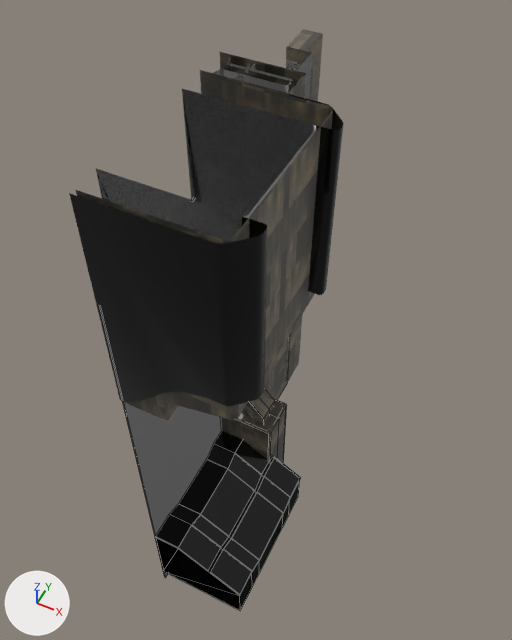
An edit to the FBX model ChromaShift/Assets/Prefabs/Chunks.fbx, drawn before and after from the same camera.
Before and after are seen from a 50 mm camera at (150.0, -326.0, 377.0) aimed at (15.0, -55.0, 38.0). Lighting does not change. The marker at lower left points along +X, +Y and +Z. The first picture is the older version. Mesh edges are drawn as thin lines on the coarser meshes.

Names of what the first picture shows: 'Style1_PanelCeilingCorner', 'Style1_PanelCeilingFloor', 'Style1_PanelExtended', 'Style2_FloorCornerPillar', 'Style2_GateCornerPillar', 'Style2_GatePillarThicc.001', 'Style2_PanelCeilingCorner', 'Style2_PanelLower' and 3 more.
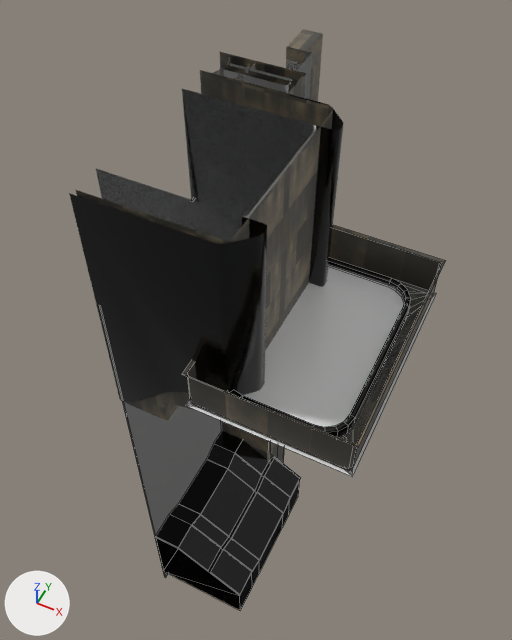
Location of each change, (x1, y1, x2, y2) in pixels of the pictures (512 x 640 px):
'Style1_Ceiling', added: after (186, 258, 437, 477)
    faces in mat_plasticwhite (white #e7e7e7): (186, 265, 437, 477)
    faces in mat_plasticblack (black #000000): (229, 258, 411, 438)
'Style2_Ceiling', added: after (182, 225, 445, 471)
'Style2_FloorCornerPillar', unchanged, covered by the edit: before (222, 399, 287, 464); after (222, 421, 284, 464)

Edits to the bpy script that builds the scene:
```text
Add me_cube_064:
    me_cube_064.from_pydata(...)  # 24 vertices, 25 faces; spans x -40.0..40.0, y -59.0..59.0, z -0.5..22.6
    me_cube_064.materials.append(mat_concreteworn)  # picture img_concretetilesworn_png
Add me_cube:
    me_cube.from_pydata(...)  # 164 vertices, 161 faces; spans x -40.0..40.0, y -59.0..59.0, z -0.5..7.9
    # faces by material slot: [40, 61, 60]
    me_cube.materials.append(mat_emit)  # white #e7e7e7
    me_cube.materials.append(mat_plasticwhite)  # white #e7e7e7
    me_cube.materials.append(mat_plasticblack)  # black #000000
Add ob_style2_ceiling:
    ob_style2_ceiling = bpy.data.objects.new('Style2_Ceiling', me_cube_064)
    ob_style2_ceiling.location = (80.0, -117.0, 115.0)
Add ob_style1_ceiling:
    ob_style1_ceiling = bpy.data.objects.new('Style1_Ceiling', me_cube)
    ob_style1_ceiling.location = (80.0, -117.0, 115.0)
```
